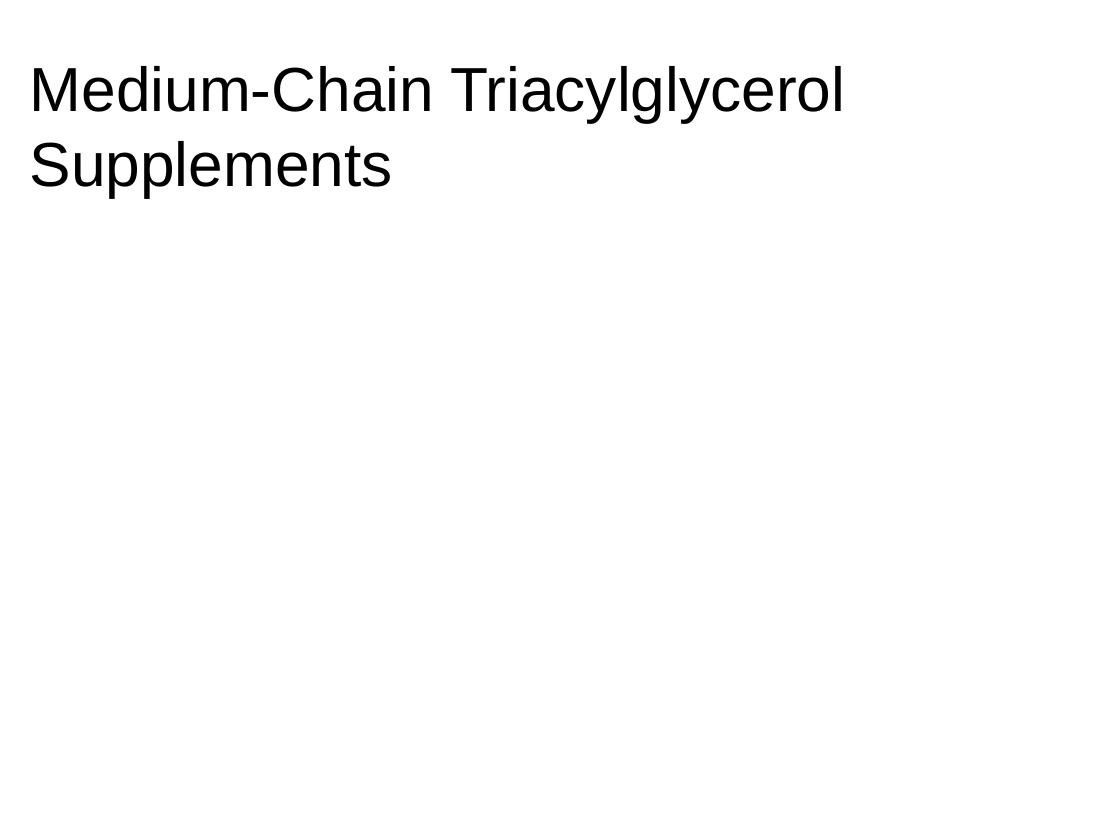
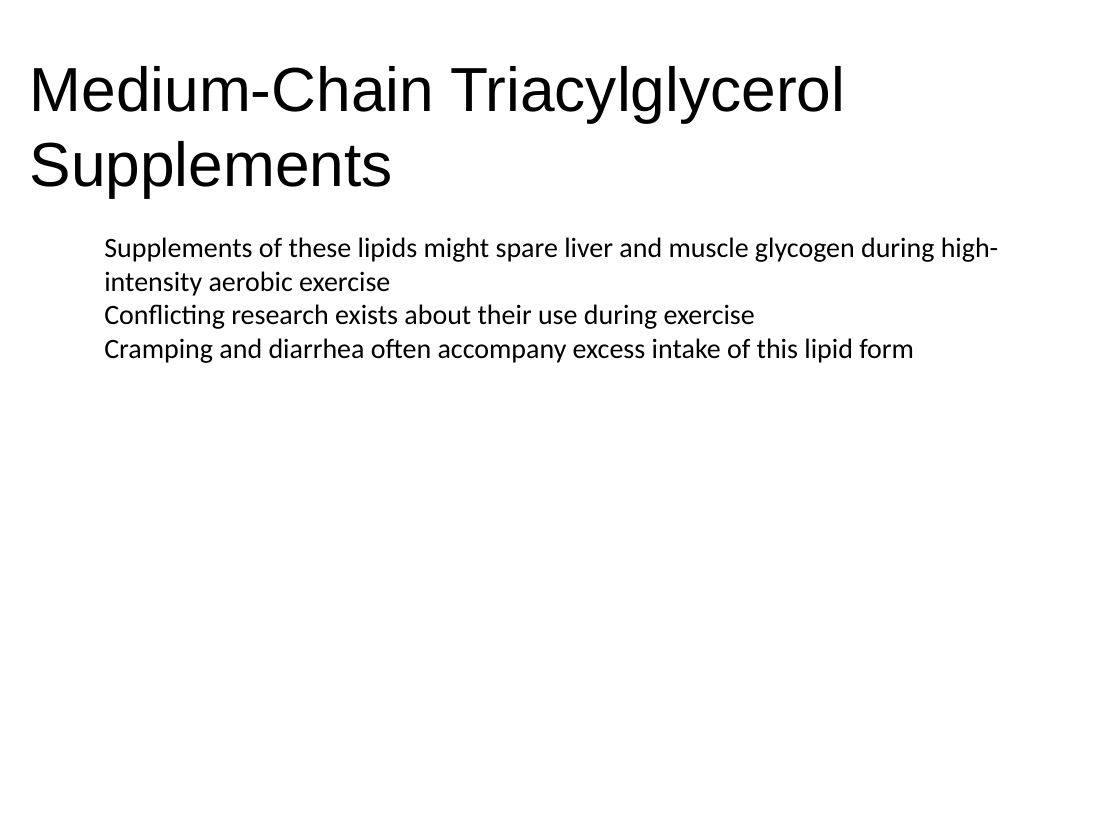
Before and after one commit to Chaos-Actual/1012, a slide deck: slide 21 of lecture notes ergogenic aids part 2 week 11.pptx. Drawn at 1120x840 pixels with LibreOffice and Linux fonts; fonts in the diff are those of the drawing. Boxes give left, top, right and bottom in pixels: in the first picture for what was removed or moved away, otherwise in the second. Text is boxed around its words. In the diff, an @@ line names an element or a change of style, - is before the commit and + after.

```diff
--- a/lecture notes ergogenic aids part 2 week 11.pptx
+++ b/lecture notes ergogenic aids part 2 week 11.pptx
@@ text added at [104, 237, 999, 363], 18 pt, text #000000 @@
+Supplements of these lipids might spare liver and muscle glycogen during high-intensity aerobic exercise
+Conflicting research exists about their use during exercise
+Cramping and diarrhea often accompany excess intake of this lipid form
```
Also in this commit, not shown: 18 other slides changed.
